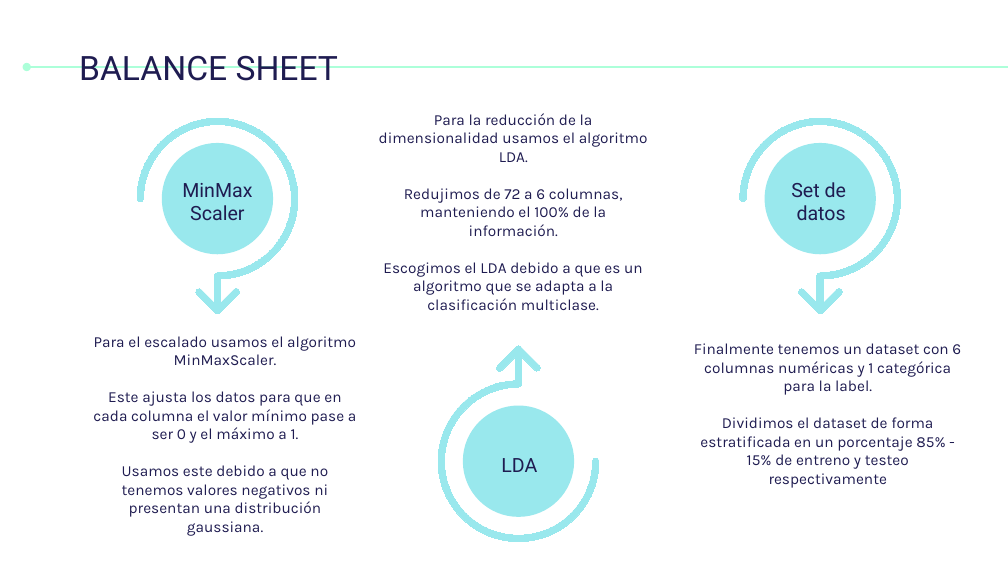
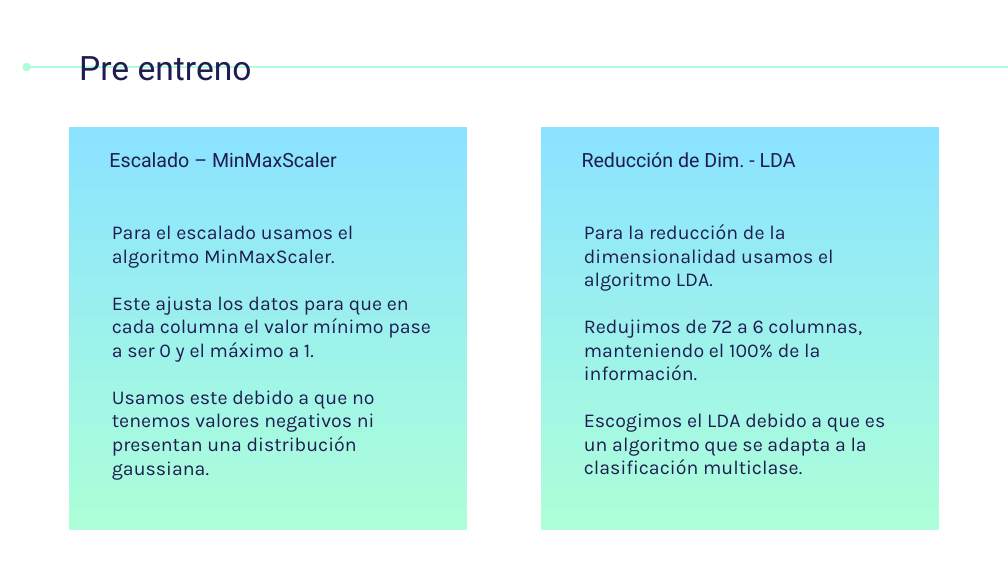
Before and after one commit to AnxoCasal/DDoS-Model-Prediction, a slide deck: slide 8 of Documentación/Presentacion de proyecto.pptx (slide 9 before the commit). Drawn at 1008x567 pixels with LibreOffice and Linux fonts; fonts in the diff are those of the drawing. Boxes give left, top, right and bottom in pixels: in the first picture for what was removed or moved away, otherwise in the second. Text is boxed around its words. In the diff, an @@ line names an element or a change of style, - is before the commit and + after.

```diff
--- a/Documentación/Presentacion de proyecto.pptx
+++ b/Documentación/Presentacion de proyecto.pptx
@@ title at (79, 56, 252, 81): text changed @@
-BALANCE SHEET
+Pre entreno
@@ freeform shape removed at (137, 118, 298, 305) @@
@@ freeform shape removed at (740, 118, 901, 305) @@
@@ rectangle added at (70, 127, 468, 530), fill gradient #8BE3FF to #ACFFD9 @@
@@ freeform shape removed at (163, 144, 272, 253) @@
@@ rectangle added at (541, 127, 939, 530), fill gradient #8BE3FF to #ACFFD9 @@
@@ freeform shape removed at (766, 144, 875, 253) @@
@@ title added at (109, 152, 337, 167), 14 pt, text #1F1C51 @@
+Escalado – MinMaxScaler
@@ text added at (582, 152, 796, 167), 14 pt, text #1F1C51 @@
+Reducción de Dim. - LDA
@@ text removed at (182, 183, 252, 220) @@
-MinMax
-Scaler
@@ text removed at (791, 182, 846, 220) @@
-Set de
-datos
@@ text "Para el escalado usamos el ..." at (112, 225, 431, 480): size 11 to 14 pt; alignment centre to left @@
@@ text "Para el escalado usamos el ...": place and size @@
-text "Para el escalado usamos el ..." at (93, 336, 356, 536)
+text "Para el escalado usamos el ..." at (112, 225, 431, 480)
@@ text "Para la reducción de la ...": place and size @@
-text "Para la reducción de la ..." at (379, 113, 648, 310)
+text "Para la reducción de la ..." at (584, 224, 885, 475)
@@ text "Para la reducción de la ..." at (584, 224, 885, 475): size 11 to 14 pt; alignment centre to left @@
@@ freeform shape removed at (196, 288, 240, 313) @@
@@ freeform shape removed at (798, 288, 843, 313) @@
@@ freeform shape removed at (438, 354, 600, 541) @@
@@ freeform shape removed at (496, 346, 540, 371) @@
@@ text removed at (694, 343, 961, 488) @@
-Finalmente tenemos un dataset con 6 columnas numéricas y 1 categórica para la label.
-Dividimos el dataset de forma estratificada en un porcentaje 85% - 15% de entreno y testeo respectivamente
@@ freeform shape removed at (464, 406, 573, 515) @@
@@ text removed at (501, 458, 537, 472) @@
-LDA
```
Also in this commit, not shown: 3 other slides changed, 1 slide removed, 9 other files.
